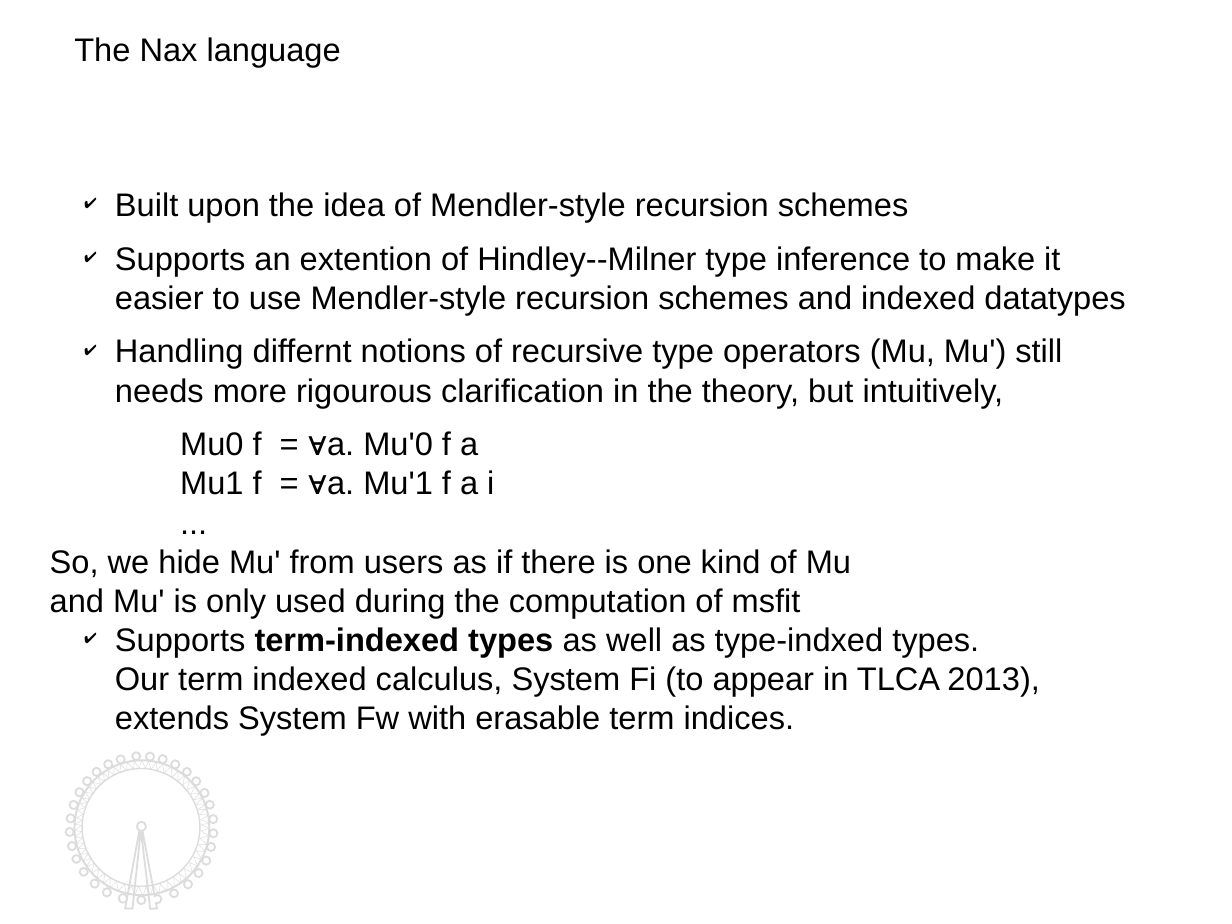
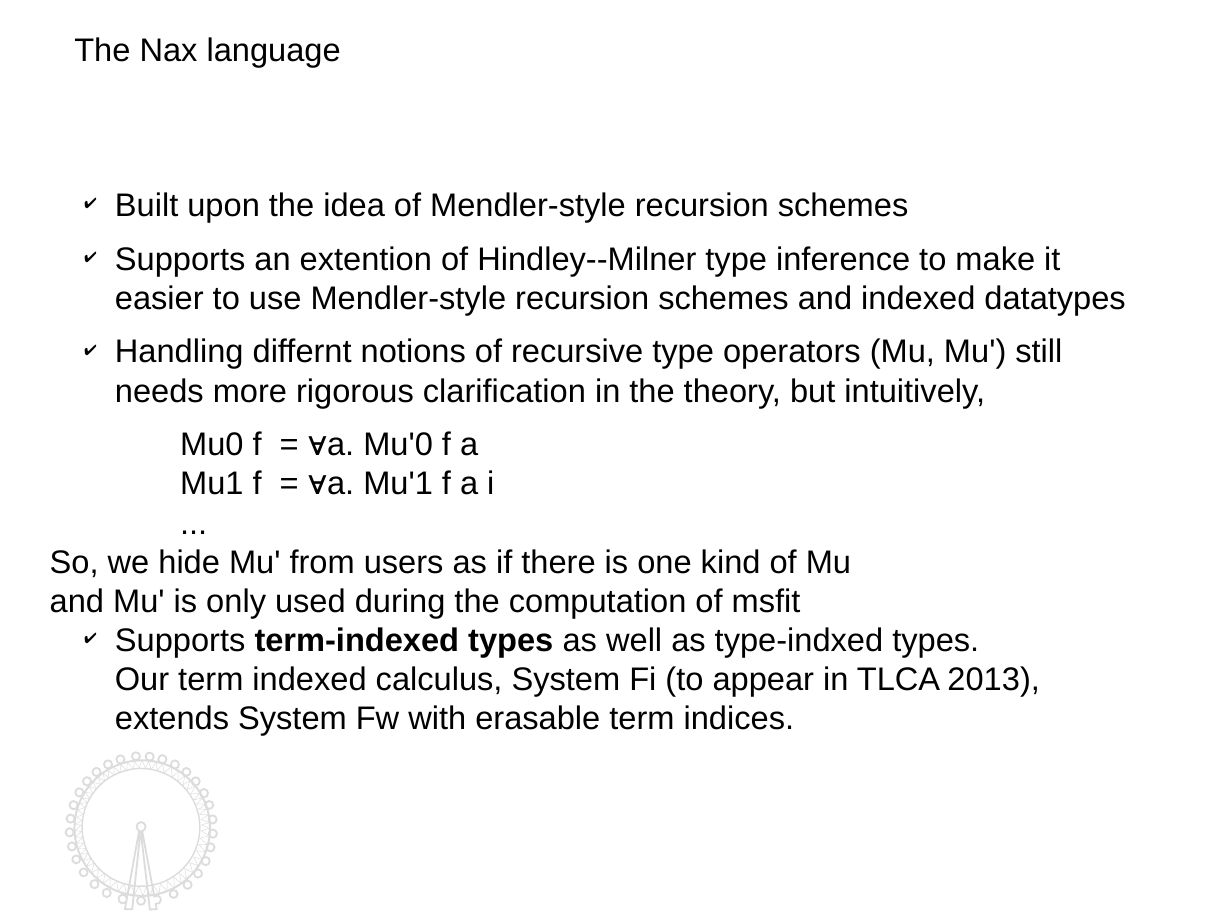
Before and after one commit to kyagrd/naxPapers, a slide deck: slide 13 of draft/TYPES13/ppt/myslide.odp. Drawn at 1232x924 pixels with LibreOffice and Linux fonts; fonts in the diff are those of the drawing. Boxes give left, top, right and bottom in pixels: in the first picture for what was removed or moved away, otherwise in the second. Text is boxed around its words. In the diff, an @@ line names an element or a change of style, - is before the commit and + after.

```diff
--- a/draft/TYPES13/ppt/myslide.odp
+++ b/draft/TYPES13/ppt/myslide.odp
@@ text at <box>115,338,1062,408</box>: text changed @@
-✔ Handling differnt notions of recursive type operators (Mu, Mu') still needs more rigourous clarification in the theory, but intuitively,
+✔ Handling differnt notions of recursive type operators (Mu, Mu') still needs more rigorous clarification in the theory, but intuitively,
```
Also in this commit, not shown: 16 other slides changed, 1 other file.
